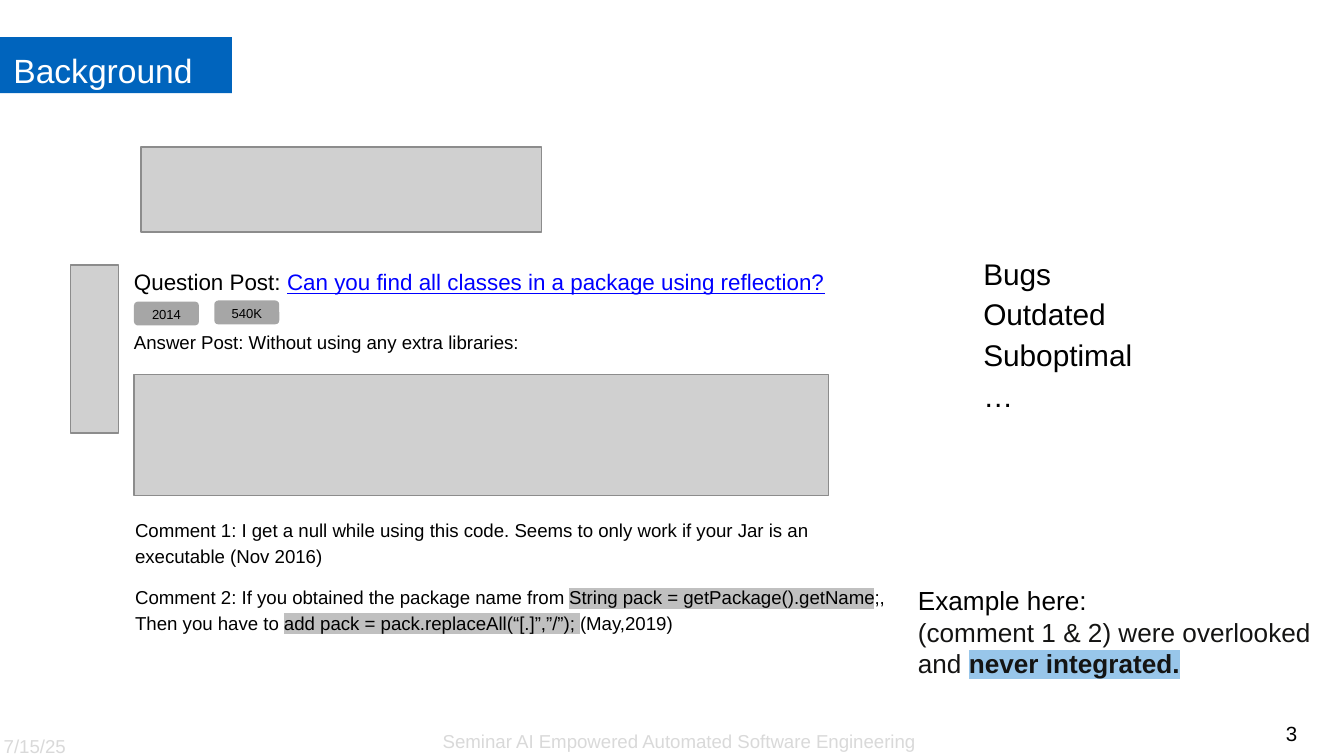
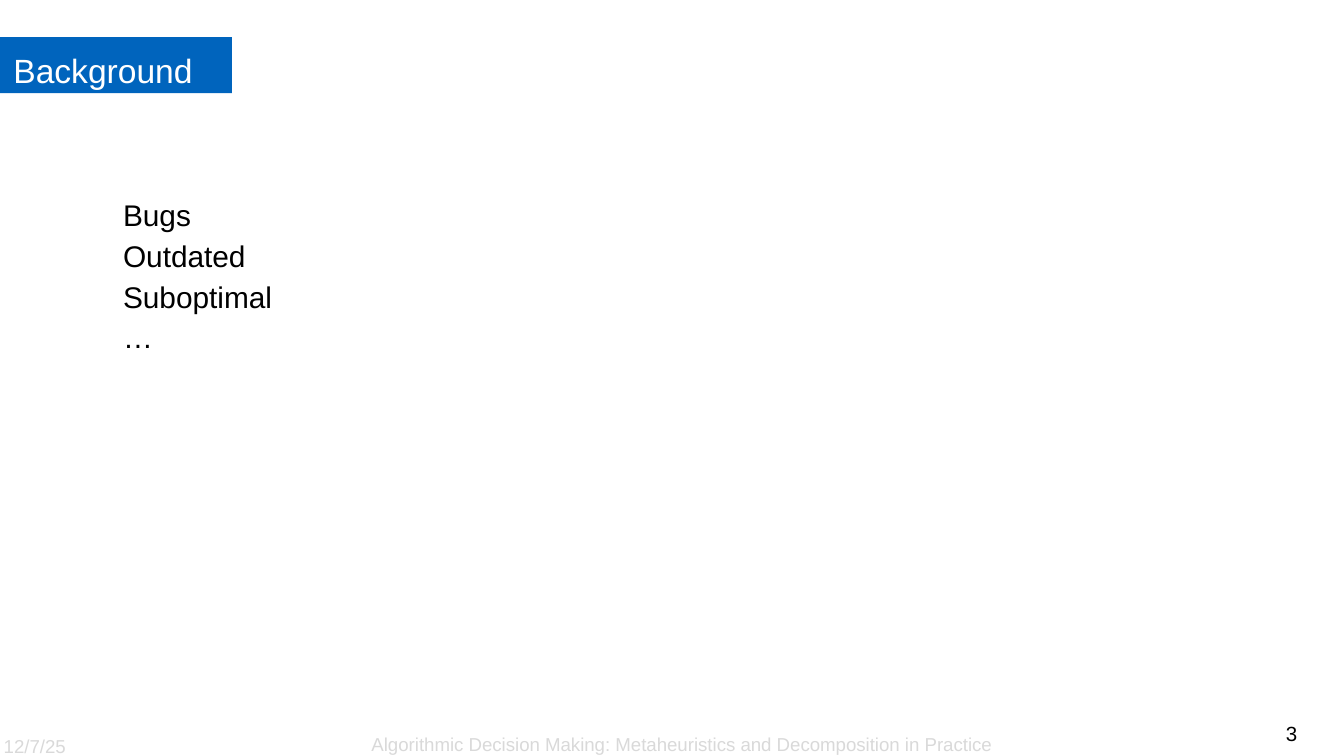
Before and after one commit to SinYita/VRPTW_solver, a slide deck: slide 3 of Presentation.pptx. Drawn at 1344x756 pixels with LibreOffice and Linux fonts; fonts in the diff are those of the drawing; grey boxes stand for pictures; background and template pictures are left out. Boxes give left, top, right and bottom in pixels: in the first picture for what was removed or moved away, otherwise in the second. Text is boxed around its words. In the diff, an @@ line names an element or a change of style, - is before the commit and + after.

```diff
--- a/Presentation.pptx
+++ b/Presentation.pptx
@@ text "Bugs" moved from (x1=983, y1=264, x2=1132, y2=372) to (x1=123, y1=205, x2=272, y2=313) @@
@@ group removed at (x1=71, y1=148, x2=884, y2=634): 4 texts, 3 pictures, 2 rounded rectangles @@
-Question Post: Can you find all classes in a package using reflection?
-Answer Post: Without using any extra libraries:
-Comment 1: I get a null while using this code. Seems to only work if your Jar is an executable (Nov 2016)
-Comment 2: If you obtained the package name from String pack = getPackage().getName;,
-Then you have to add pack = pack.replaceAll(“[.]”,”/”); (May,2019)
-2014
-540K
@@ text removed at (x1=918, y1=591, x2=1310, y2=679) @@
-Example here:
-(comment 1 & 2) were overlooked and never integrated.
@@ text at (x1=4, y1=736, x2=66, y2=756): text changed @@
-7/15/25
+12/7/25
@@ text added at (x1=371, y1=734, x2=992, y2=755), 10 pt, text #D9D9D9 @@
+Algorithmic Decision Making: Metaheuristics and Decomposition in Practice
@@ text removed at (x1=443, y1=732, x2=915, y2=753) @@
-Seminar AI Empowered Automated Software Engineering
```
Also in this commit, not shown: 15 other slides changed, 5 other files.
